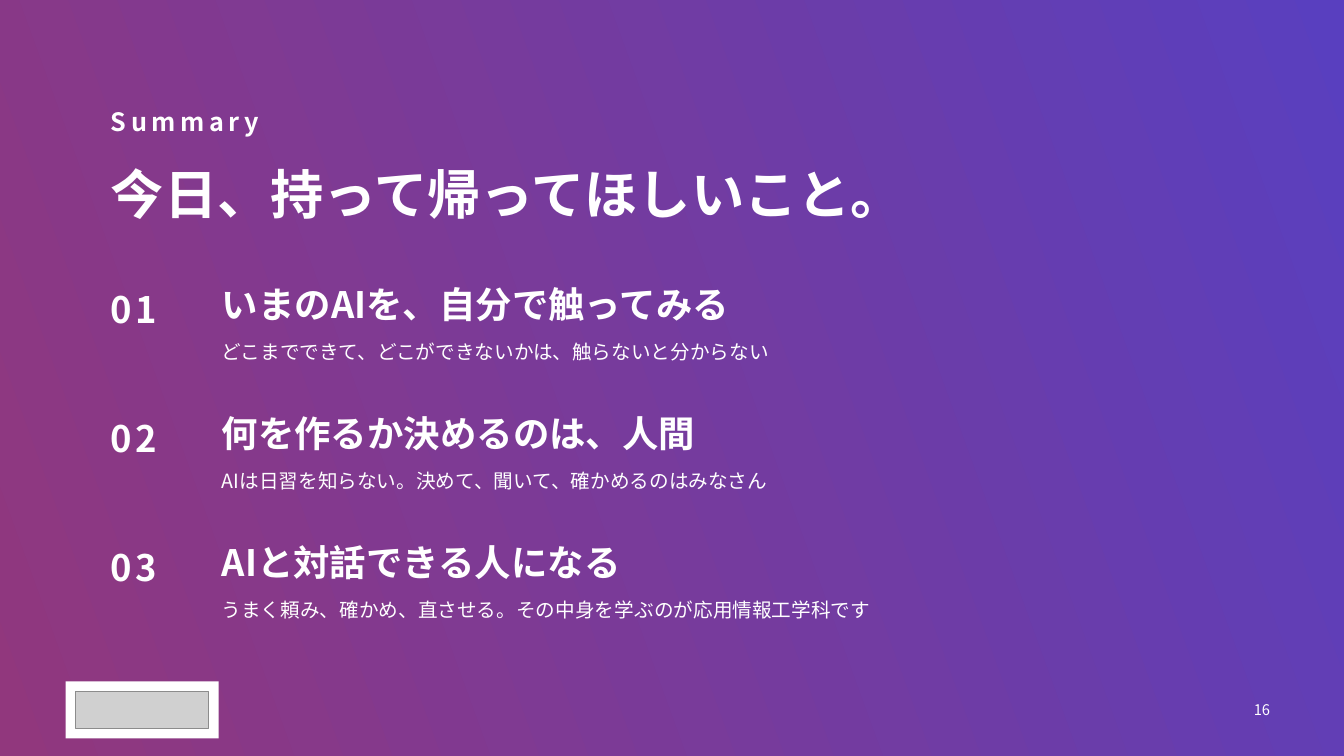
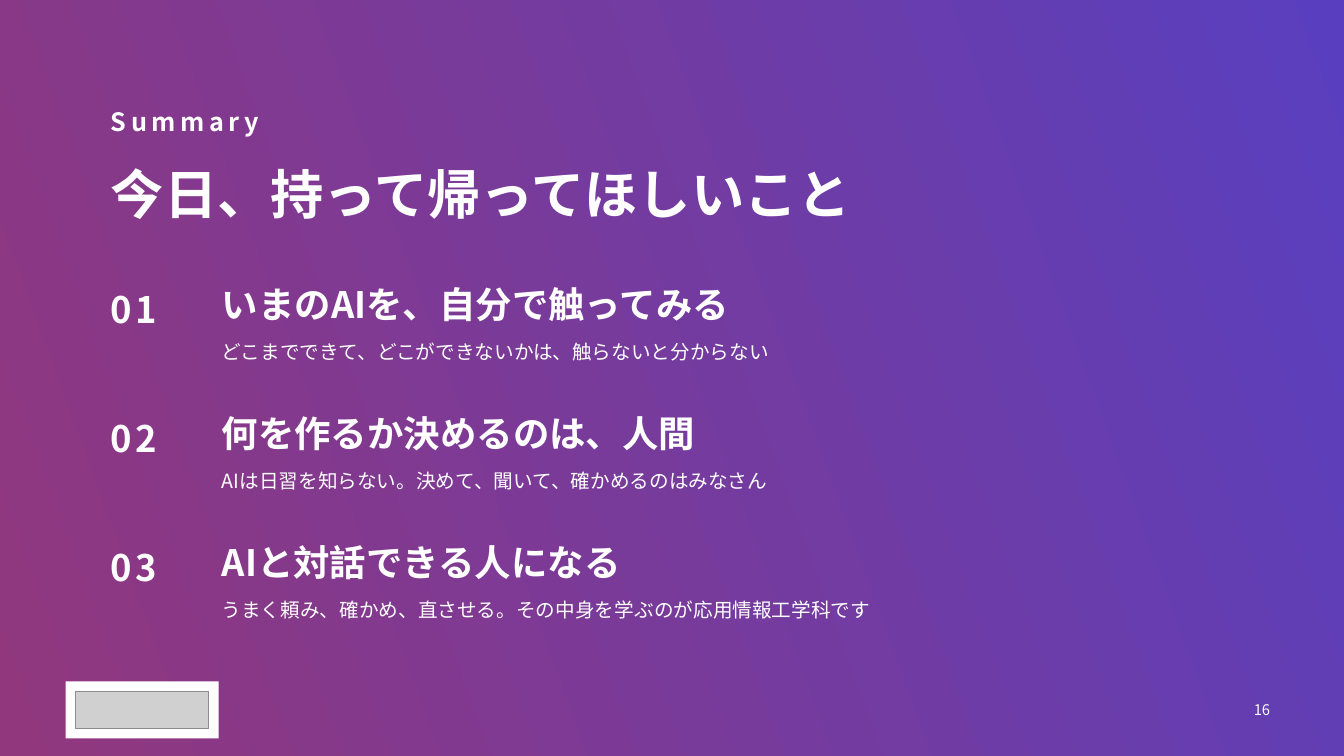
Before and after one commit to yutakaJssst/narashino-visit-2, a slide deck: slide 16 of slides/nichinara20260908.pptx. Drawn at 1344x756 pixels with LibreOffice and Linux fonts; fonts in the diff are those of the drawing; grey boxes stand for pictures. Boxes give left, top, right and bottom in pixels: in the first picture for what was removed or moved away, otherwise in the second. Text is boxed around its words. In the diff, an @@ line names an element or a change of style, - is before the commit and + after.

```diff
--- a/slides/nichinara20260908.pptx
+++ b/slides/nichinara20260908.pptx
@@ text at [111, 168, 851, 219]: text changed @@
-今日、持って帰ってほしいこと。
+今日、持って帰ってほしいこと
```
Also in this commit, not shown: 15 other slides changed, 2 other files.
